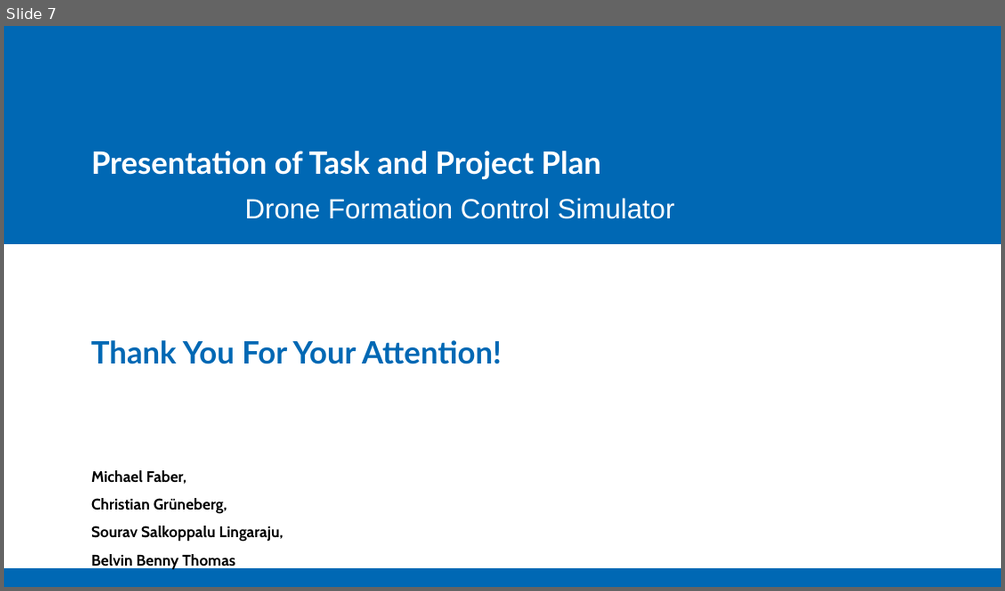
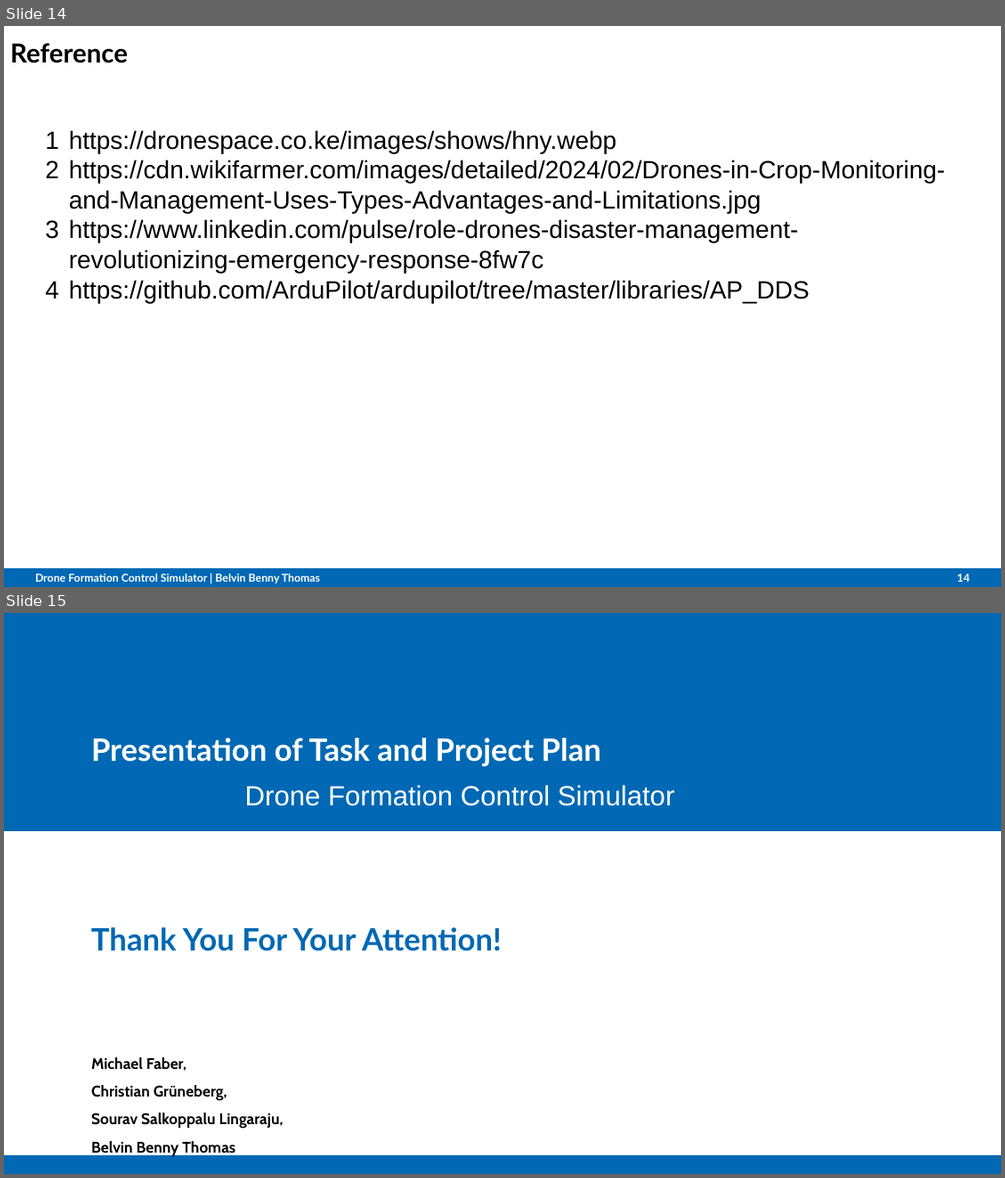
Before and after one commit to Belvin7/Drone_Project_personal-, a slide deck: AMS_Project_Plan.odp. Shown one above the other, each under a label of ours: slide 7 before the commit, slides 14 and 15 after it. The pictures are 1005x591 and 1005x1178 pixels, drawn with LibreOffice and Linux fonts; fonts in the diff are those of the drawing; background and template pictures are left out. Boxes give left, top, right and bottom in pixels: in the first picture for what was removed or moved away, otherwise in the second. Text is boxed around its words. In the diff, an @@ line names an element or a change of style, - is before the commit and + after.

```diff
--- a/AMS_Project_Plan.odp
+++ b/AMS_Project_Plan.odp
@@ slide 14 added at [4,26,1001,587], background #FFFFFF; not listed: 1 template element that a slide beside it also shows @@
@@ title added at [10,43,128,63], 18.9 pt, text #000000, bold @@
+Reference
@@ text added at [69,130,945,303], 18 pt, text #000000 @@
+1 https://dronespace.co.ke/images/shows/hny.webp
+2 https://cdn.wikifarmer.com/images/detailed/2024/02/Drones-in-Crop-Monitoring-and-Management-Uses-Types-Advantages-and-Limitations.jpg
+3 https://www.linkedin.com/pulse/role-drones-disaster-management-revolutionizing-emergency-response-8fw7c
+4 https://github.com/ArduPilot/ardupilot/tree/master/libraries/AP_DDS
@@ text added at [35,573,320,583], 7.9 pt, text #FFFFFF, bold @@
+Drone Formation Control Simulator | Belvin Benny Thomas
@@ page number added at [957,573,970,581], 7.9 pt, text #FFFFFF, bold @@
+14
@@ what was slide 7 is now slide 15 @@
```
Also in this commit, not shown: 2 slides changed, 11 other slides added, 4 slides removed.
